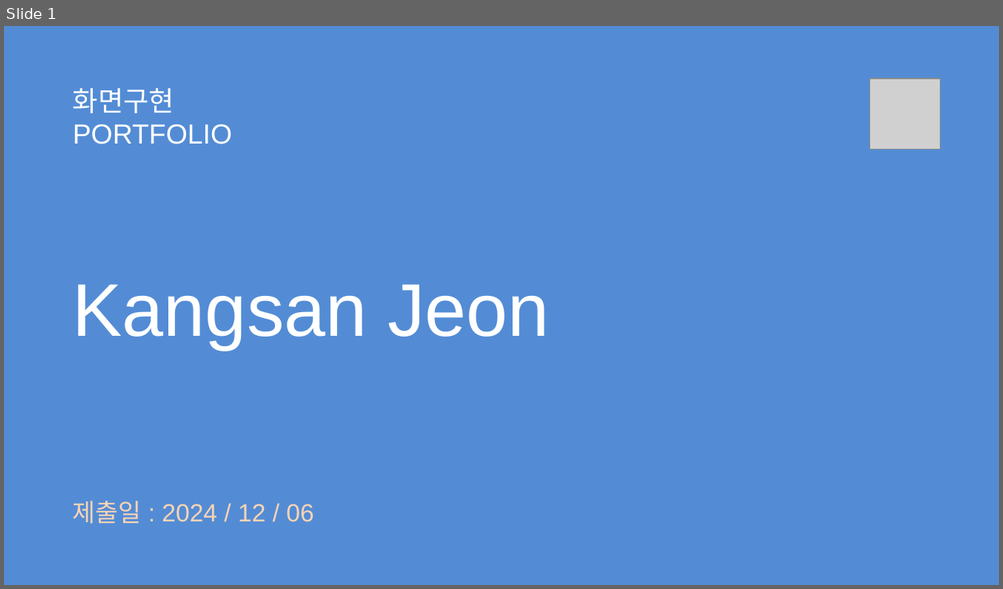
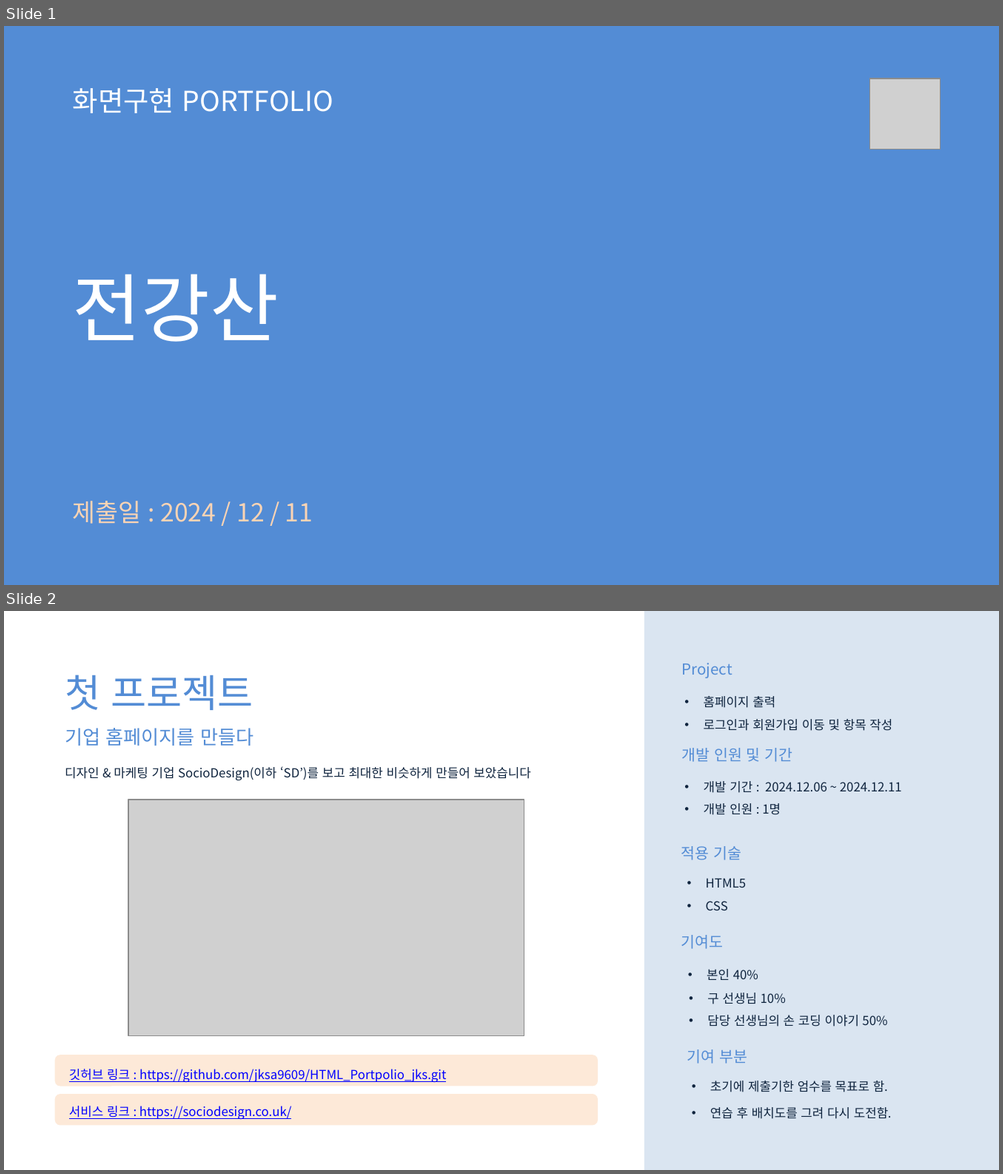
Before and after one commit to jksa9609/HTML_Portpolio_jks, a slide deck: 화면구현_포트폴리오_전강산.pptx. Shown one above the other, each under a label of ours: slide 1 before the commit, slides 1 and 2 after it. The pictures are 1003x589 and 1003x1174 pixels, drawn with LibreOffice and Linux fonts; fonts in the diff are those of the drawing; grey boxes stand for pictures. Boxes give left, top, right and bottom in pixels: in the first picture for what was removed or moved away, otherwise in the second. Text is boxed around its words. In the diff, an @@ line names an element or a change of style, - is before the commit and + after.

```diff
--- a/화면구현_포트폴리오_전강산.pptx
+++ b/화면구현_포트폴리오_전강산.pptx
@@ slide 2 added at (4,611,999,1170), background #FFFFFF @@
@@ rectangle added at (645,611,999,1170), fill #DAE5F1 @@
@@ text added at (65,675,253,710), 28 pt, text #538CD5 @@
+첫 프로젝트
@@ text added at (682,663,732,678), 11 pt, text #538CD5 @@
+Project
@@ text added at (703,696,892,731), 9 pt, text #0F243E @@
+• 홈페이지 출력
+• 로그인과 회원가입 이동 및 항목 작성
@@ text added at (65,728,253,746), 14 pt, text #538CD5 @@
+기업 홈페이지를 만들다
@@ text added at (682,748,793,762), 11 pt, text #538CD5 @@
+개발 인원 및 기간
@@ text added at (65,766,530,781), 9 pt, text #0F243E @@
+디자인 & 마케팅 기업 SocioDesign(이하 ‘SD’)를 보고 최대한 비슷하게 만들어 보았습니다
@@ text added at (703,781,902,815), 9 pt, text #0F243E @@
+• 개발 기간 : 2024.12.06 ~ 2024.12.11
+• 개발 인원 : 1명
@@ picture added at (128,800,524,1037) @@
@@ text added at (681,846,742,860), 11 pt, text #538CD5 @@
+적용 기술
@@ text added at (706,878,745,911), 9 pt, text #0F243E @@
+• HTML5
+• CSS
@@ text added at (681,935,723,949), 11 pt, text #538CD5 @@
+기여도
@@ text added at (706,969,758,980), 9 pt, text #0F243E @@
+• 본인 40%
@@ text added at (707,993,785,1005), 9 pt, text #0F243E @@
+• 구 선생님 10%
@@ text added at (707,1015,887,1027), 9 pt, text #0F243E @@
+• 담당 선생님의 손 코딩 이야기 50%
@@ text added at (687,1050,747,1064), 11 pt, text #538CD5 @@
+기여 부분
@@ rounded rectangle added at (55,1056,597,1086), fill #FDE9D8 @@
@@ text added at (69,1069,446,1083), 9 pt, text #0000FF, underline @@
+깃허브 링크 : https://github.com/jksa9609/HTML_Portpolio_jks.git
@@ rounded rectangle added at (55,1094,597,1125), fill #FDE9D8 @@
@@ text added at (710,1081,888,1093), 9 pt, text #0F243E @@
+• 초기에 제출기한 엄수를 목표로 함.
@@ text added at (69,1106,291,1120), 9 pt, text #0000FF, underline @@
+서비스 링크 : https://sociodesign.co.uk/
@@ text added at (710,1108,891,1119), 9 pt, text #0F243E @@
+• 연습 후 배치도를 그려 다시 도전함.
@@ slide 1 changed as well @@
@@ text "화면구현 PORTFOLIO" at (73,88,333,113): font Arial to Noto Sans CJK KR @@
@@ text at (73,274,279,342): text changed; font Arial to Noto Sans CJK KR @@
-Kangsan Jeon
+전강산
@@ text at (73,501,313,524): text changed; font Arial to Noto Sans CJK KR @@
-제출일 : 2024 / 12 / 06
+제출일 : 2024 / 12 / 11
```
Also in this commit, not shown: 6 other slides added, 4 slides removed, 17 other files.
